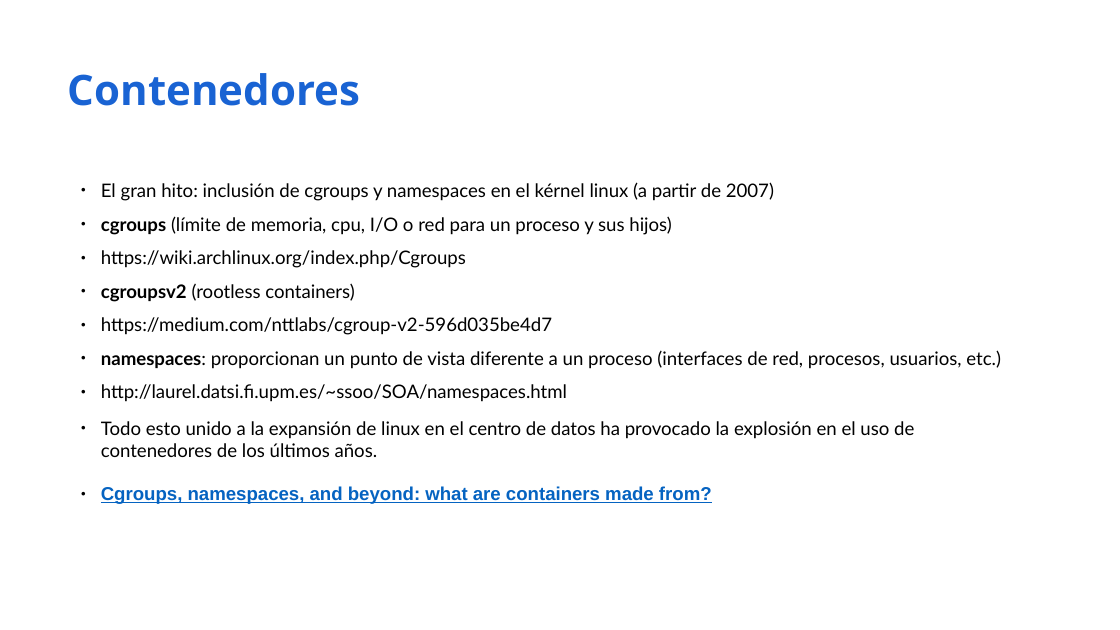
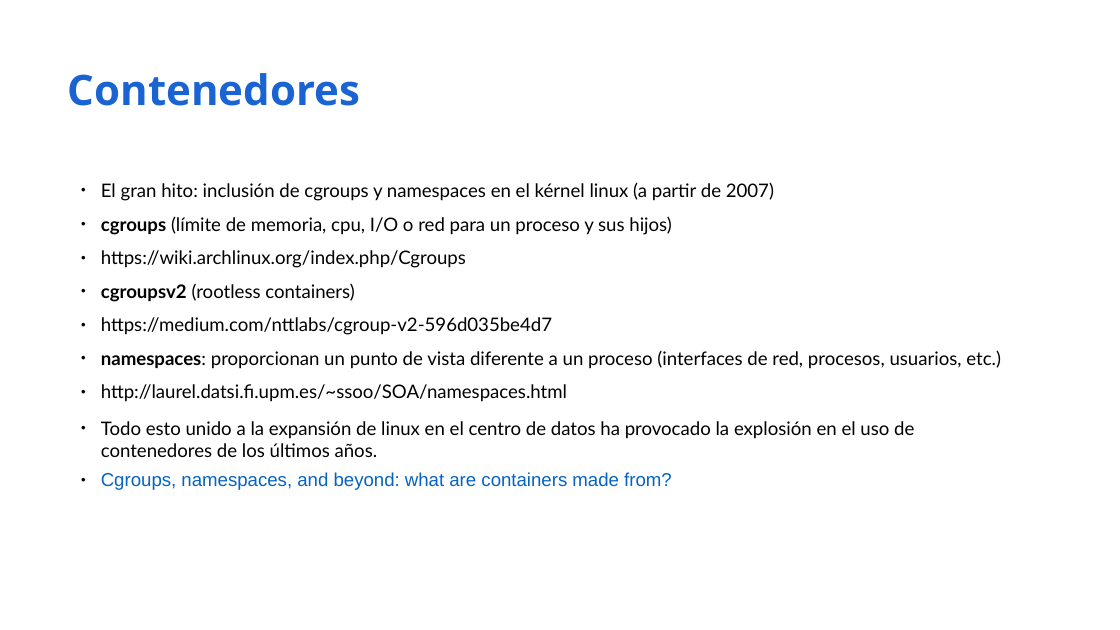
Before and after one commit to iesgn/curso_kubernetes_2020, a slide deck: slide 8 of unidad1/01-despliegue_aplic_contenedores.odp (slide 6 before the commit). Drawn at 1120x630 pixels with LibreOffice and Linux fonts; fonts in the diff are those of the drawing. Boxes give left, top, right and bottom in pixels: in the first picture for what was removed or moved away, otherwise in the second. Text is boxed around its words. In the diff, an @@ line names an element or a change of style, - is before the commit and + after.

```diff
--- a/unidad1/01-despliegue_aplic_contenedores.odp
+++ b/unidad1/01-despliegue_aplic_contenedores.odp
@@ text at <box>101,472,672,490</box>: bold off, underline off in "Cgroups, namespaces, and beyond: what are containers ..."; less space between paragraphs @@
```
Also in this commit, not shown: 10 other slides changed, 21 slides added, 1 slide removed, 1 other file.
